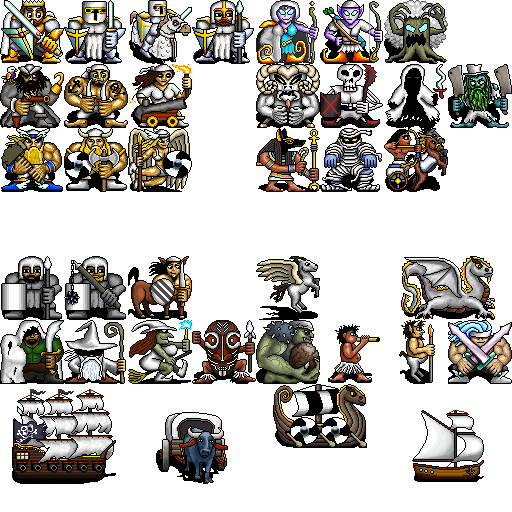
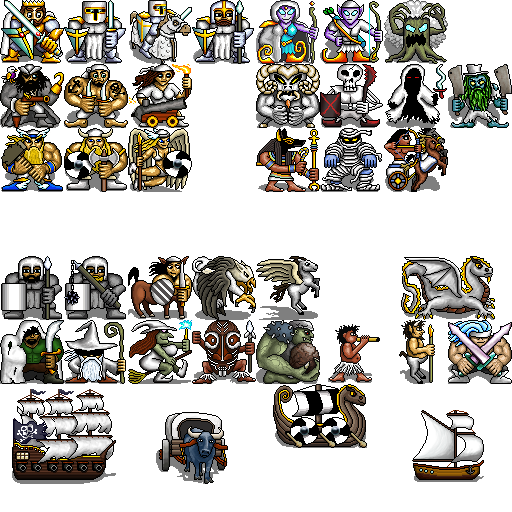
Before/after of a 512 × 512 layered artwork. What changed in the layer stack:
painted on "Colour" over [193, 257, 244, 308]
painted on "Detail" over [192, 256, 256, 320]
"Shadow": opacity 100% → 50%, painted on it over [0, 29, 500, 484]
